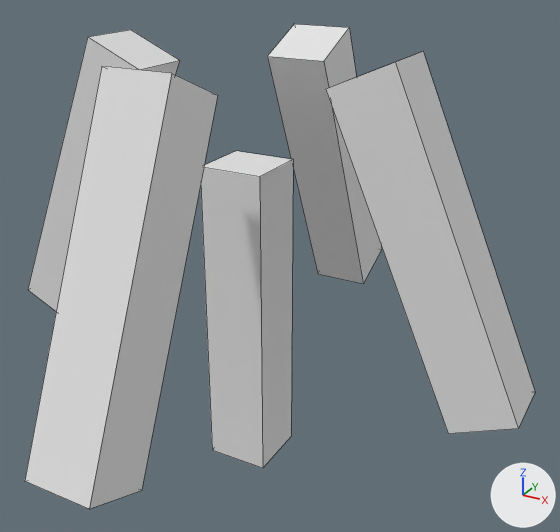
A saved change to the Blender file client/Assets/Meshes/blocks/torch.blend.
Rendered twice from a 50 mm camera at (0.722, -1.187, 0.527) aimed at (0.053, 0.029, -0.082). The lights are fixed; the arrows at lower right show +X, +Y and +Z. Mesh edges are drawn as thin lines.

Names of what the first picture shows: 'torch', 'torch_+x', 'torch_+z', 'torch_-x', 'torch_-z'.
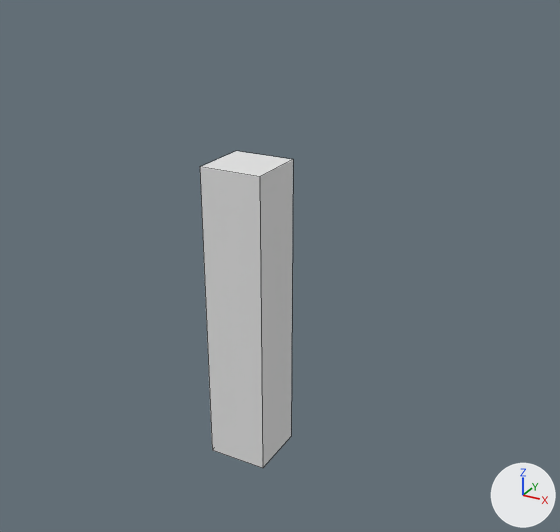
Location of each change, [x1, y1, x2, y2] in pixels of the pictures (560 x 532 px):
'torch_-z', deleted: before [25, 66, 218, 509]
'torch_+x', deleted: before [326, 52, 535, 434]
'torch_+z', deleted: before [267, 24, 382, 284]
'torch_-x', deleted: before [28, 30, 180, 311]

Diff of the bpy script that builds the scene:
```diff
--- a/client/Assets/Meshes/blocks/torch.blend.py
+++ b/client/Assets/Meshes/blocks/torch.blend.py
@@ ob_torch__x @@
-ob_torch__x = bpy.data.objects.new('torch_+x', me_cube)
-ob_torch__x.location = (0.0, 0.0, 0.0)
@@ ob_torch__x_1 @@
-ob_torch__x_1 = bpy.data.objects.new('torch_-x', me_cube_005)
-ob_torch__x_1.location = (0.0, 0.0, 0.0)
@@ ob_torch__z @@
-ob_torch__z = bpy.data.objects.new('torch_-z', me_cube_006)
-ob_torch__z.location = (0.0, 0.0, 0.0)
@@ ob_torch__z_1 @@
-ob_torch__z_1 = bpy.data.objects.new('torch_+z', me_cube_007)
-ob_torch__z_1.location = (0.0, 0.0, 0.0)
```
